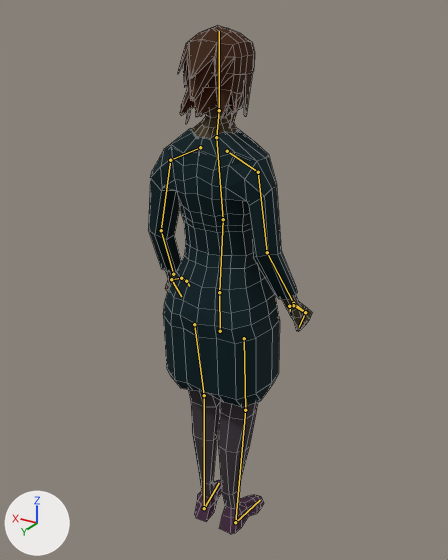
One commit to the Blender file Models/Characters/Female Adult/Player.blend: the scene before it, then after it.
Both versions are drawn from a 50 mm lens placed at (-0.882, 1.446, 1.638), pointed at (-0.001, -0.022, 0.905). The lights are fixed; the arrows at lower left show +X, +Y and +Z. The bones that bend it are drawn over the model as lines. Mesh edges are drawn as thin lines.

In view in the first picture: 'FemaleAdult.Player.Skirt.Textured.Rigged'.
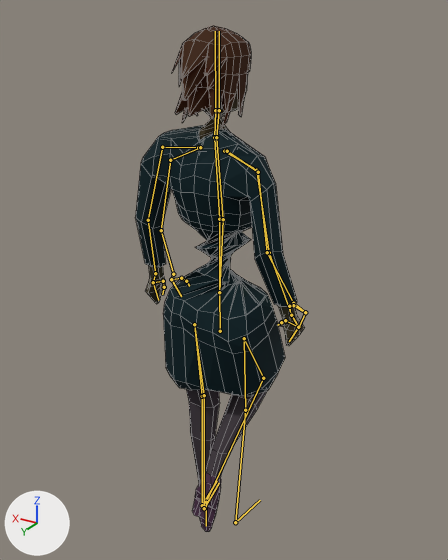
The newer file adds an action. The first version stands in its rest pose; the second is drawn at frame 1 of the action 'PlayerRigAction'.

What differs and where, as boxes [x1, y1, x2, y2] in the pictures (448 x 560 px):
'FemaleAdult.Player.Skirt.Textured.Rigged', posed: before [148, 26, 312, 534]; after [136, 26, 305, 532]
bone 'Spine', root to tip: before (219, 292) to (223, 219); after (219, 292) to (219, 219)
bone 'Chest', root to tip: before (223, 219) to (216, 137); after (219, 219) to (214, 137)
bone 'Neck', root to tip: before (216, 137) to (219, 110); after (214, 137) to (215, 110)
bone 'Head', root to tip: before (219, 110) to (219, 31); after (215, 110) to (215, 31)
bone 'Shoulder.L', root to tip: before (200, 147) to (170, 160); after (198, 147) to (162, 147)
bone 'Hand2.L', root to tip: before (171, 279) to (181, 296); after (153, 282) to (158, 300)
bone 'Thumb01.L', root to tip: before (181, 278) to (186, 281); after (163, 281) to (164, 287)
bone 'Thumb02.L', root to tip: before (186, 281) to (189, 286); after (164, 287) to (162, 294)
bone 'Shoulder.R', root to tip: before (227, 151) to (258, 172); after (224, 151) to (256, 170)
bone 'Hand2.R', root to tip: before (305, 312) to (299, 327); after (298, 327) to (289, 341)
bone 'Thumb.R', root to tip: before (305, 312) to (293, 305); after (298, 327) to (285, 320)
bone 'Thumb02.R', root to tip: before (289, 306) to (290, 311); after (281, 322) to (277, 325)

The change in detail:
Bone 'Spine' (bone_spine) turns from (0, 0, 0) to (0, 0, 3) degrees about its own x, y and z.
Bone 'Chest' (bone_chest) turns from (0, 0, 0) to (0, 0, 1) degrees about its own x, y and z.
Bone 'Neck' (bone_neck) turns from (0, 0, 0) to (0, -1, 4) degrees about its own x, y and z.
Bone 'Head' (bone_head) turns from (0, 0, 0) to (0, -7, 4) degrees about its own x, y and z.
Bone 'Shoulder.L' (bone_shoulder_l) turns from (0, 0, 0) to (20, -9, 6) degrees about its own x, y and z.
Bone 'Hand2.L' (bone_hand2_l) turns from (0, 0, 0) to (-9, 8, 23) degrees about its own x, y and z.
Bone 'Thumb01.L' (bone_thumb01_l) turns from (0, 0, 0) to (-41, -24, 1) degrees about its own x, y and z.
Bone 'Thumb02.L' (bone_thumb02_l) turns from (0, 0, 0) to (9, 34, -9) degrees about its own x, y and z.
Bone 'Arm.Pol.L' (bone_arm_pol_l) moves from (0.0, 0.0, 0.0) to (-0.004, 0.238, 0.004).
Bone 'Shoulder.R' (bone_shoulder_r) turns from (0, 0, 0) to (5, -23, -3) degrees about its own x, y and z.
Bone 'Hand2.R' (bone_hand2_r) turns from (0, 0, 0) to (-18, -9, -5) degrees about its own x, y and z.
Bone 'Thumb.R' (bone_thumb_r) turns from (0, 0, 0) to (-33, -1, -3) degrees about its own x, y and z.
Bone 'Thumb02.R' (bone_thumb02_r) turns from (0, 0, 0) to (19, 10, 37) degrees about its own x, y and z.
Bone 'Leg.IK.L' (bone_leg_ik_l) moves from (0.0, 0.0, 0.0) to (0.014, -0.014, -0.002).
Bone 'Hand.Control.L' (bone_hand_control_l) moves from (0.0, 0.0, 0.0) to (-0.065, -0.045, -0.007).
Bone 'Hand.Control.L' (bone_hand_control_l) turns from (0, 0, 0) to (-13, 4, 5) degrees about its own x, y and z.
Bone 'Leg.IK.R' (bone_leg_ik_r) moves from (0.0, 0.0, 0.0) to (-0.066, 0.212, 0.277).
Bone 'Leg.IK.R' (bone_leg_ik_r) turns from (0, 0, 0) to (-77, 9, 10) degrees about its own x, y and z.
Bone 'Leg.Pole.R' (bone_leg_pole_r) moves from (0.0, 0.0, 0.0) to (-0.122, -0.078, -1.372).
Bone 'Hand.Control.R' (bone_hand_control_r) moves from (0.0, 0.0, 0.0) to (0.071, -0.02, -0.02).
Bone 'Hand.Control.R' (bone_hand_control_r) turns from (0, 0, 0) to (-18, 12, 8) degrees about its own x, y and z.
